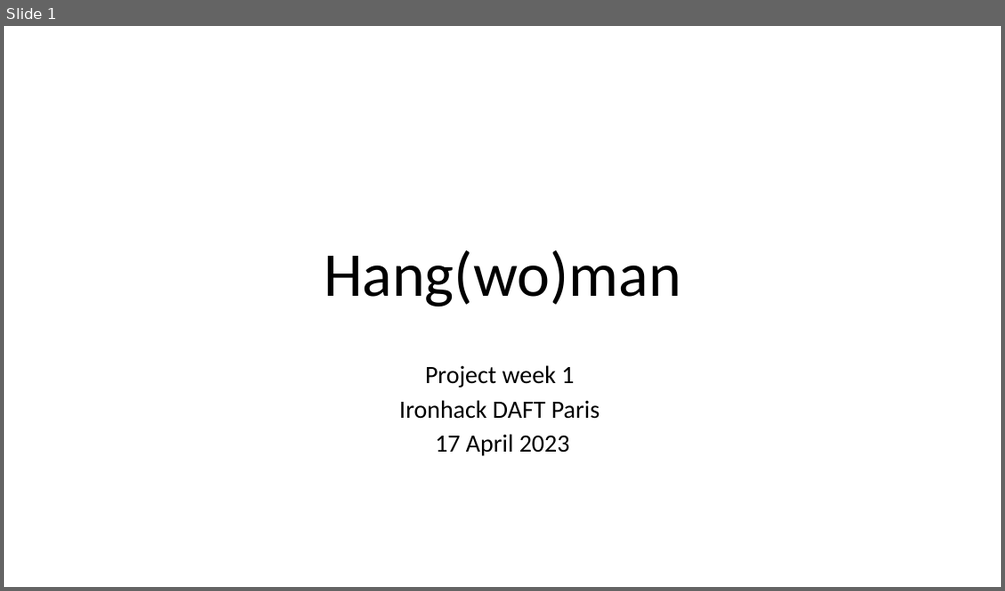
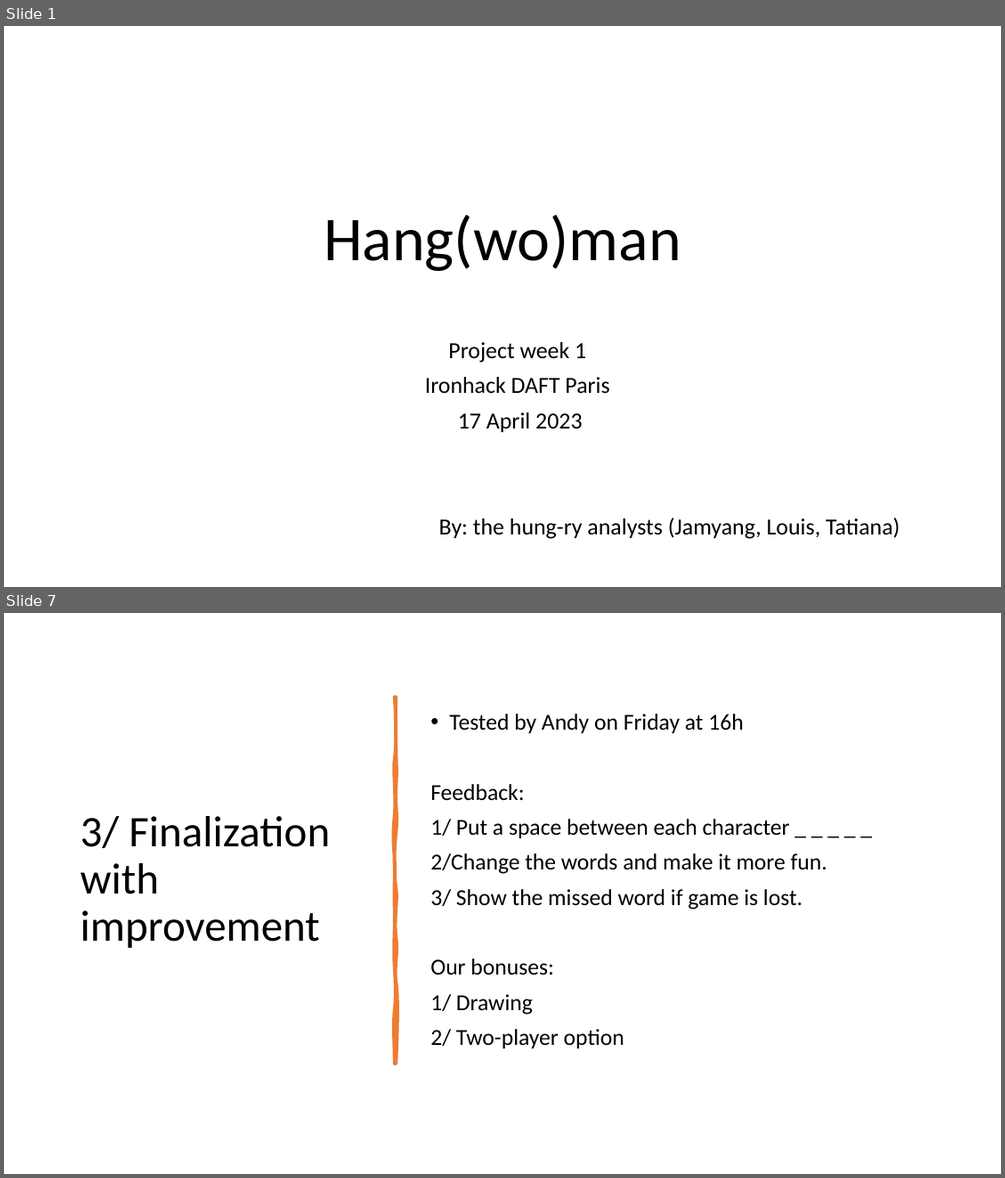
Before and after one commit to louis-md/hangman, a slide deck: Presentation1.pptx. Shown one above the other, each under a label of ours: slide 1 before the commit, slides 1 and 7 after it; the slides between them are not shown. The pictures are 1005x591 and 1005x1178 pixels, drawn with LibreOffice and Linux fonts; fonts in the diff are those of the drawing. Boxes give left, top, right and bottom in pixels: in the first picture for what was removed or moved away, otherwise in the second. Text is boxed around its words. In the diff, an @@ line names an element or a change of style, - is before the commit and + after.

```diff
--- a/Presentation1.pptx
+++ b/Presentation1.pptx
@@ slide 7 added at <box>4,613,1001,1174</box>, background #FFFFFF @@
@@ freeform shape added at <box>395,697,396,1063</box>, fill #ED7D31, outline #ED7D31 3.25 pt @@
@@ text added at <box>430,714,827,1048</box>, 22 pt, text #000000 @@
+• Tested by Andy on Friday at 16h
+Feedback:
+1/ Put a space between each character _ _ _ _ _
+2/Change the words and make it more fun.
+3/ Show the missed word if game is lost.
+Our bonuses:
+1/ Drawing
+2/ Two-player option
@@ title added at <box>81,816,330,948</box>, 42 pt, text #000000 @@
+3/ Finalization with improvement
@@ slide 1 changed as well @@
@@ title "Hang(wo)man": place and size @@
-title "Hang(wo)man" at <box>324,250,681,306</box>
+title "Hang(wo)man" at <box>324,215,681,271</box>
@@ subtitle "Project week 1": place and size @@
-subtitle "Project week 1" at <box>399,365,599,456</box>
+subtitle "Project week 1" at <box>425,342,899,539</box>
@@ subtitle at <box>425,342,609,433</box>: size 24 to 22.2 pt in "Project week 1", "Ironhack DAFT Paris", "17 April 2023"; line spacing 0.8 to 0.9 @@
@@ subtitle at <box>439,517,899,539</box>: paragraph added @@
+By: the hung-ry analysts (Jamyang, Louis, Tatiana)
```
Also in this commit, not shown: 2 other slides changed, 6 other slides added, 4 slides removed.
